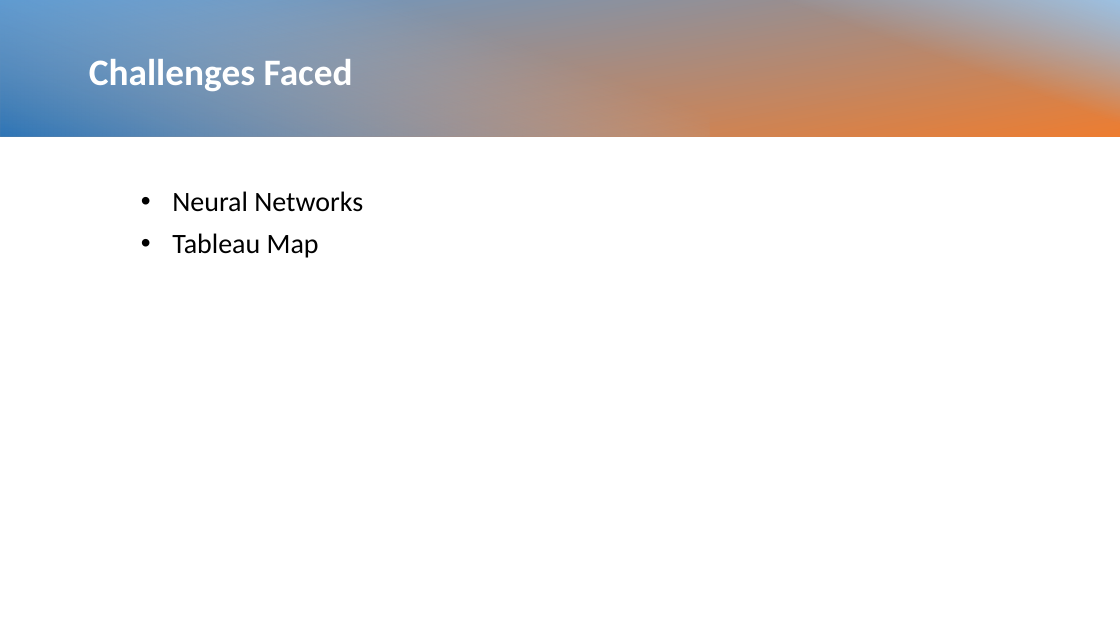
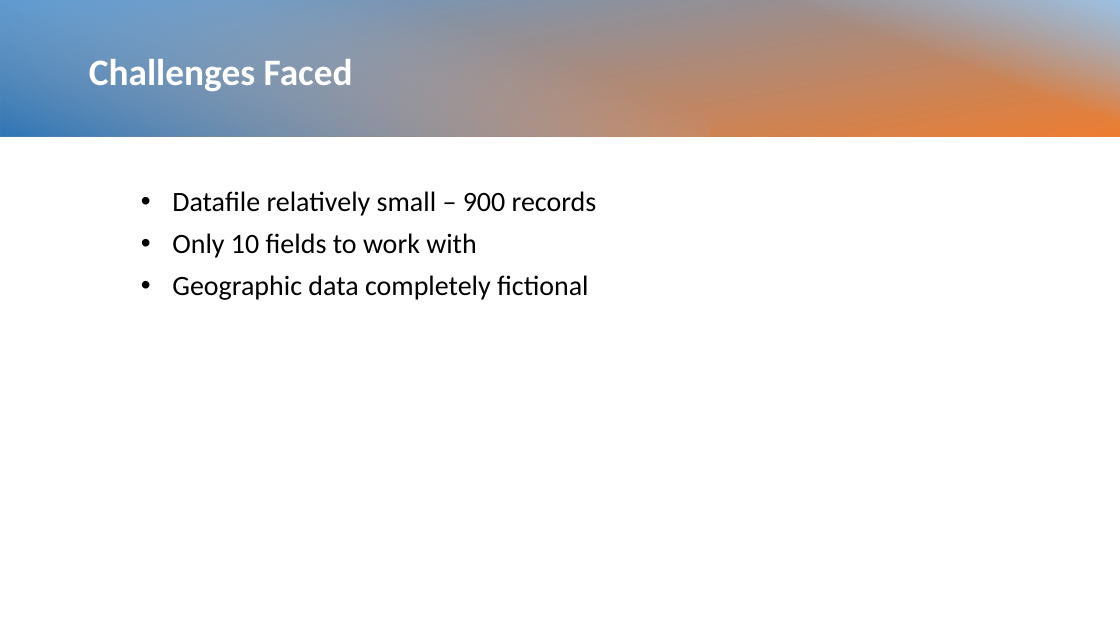
Before and after one commit to mglasser123/Project4, a slide deck: slide 14 of Resources/Customer Churn.pptx (slide 12 before the commit). Drawn at 1120x630 pixels with LibreOffice and Linux fonts; fonts in the diff are those of the drawing. Boxes give left, top, right and bottom in pixels: in the first picture for what was removed or moved away, otherwise in the second. Text is boxed around its words. In the diff, an @@ line names an element or a change of style, - is before the commit and + after.

```diff
--- a/Resources/Customer Churn.pptx
+++ b/Resources/Customer Churn.pptx
@@ subtitle at <box>172,191,597,300</box>: text changed @@
-• Neural Networks
-• Tableau Map
+• Datafile relatively small – 900 records
+• Only 10 fields to work with
+• Geographic data completely fictional
```
Also in this commit, not shown: 1 other slide changed, 2 slides added, 1 slide removed.
